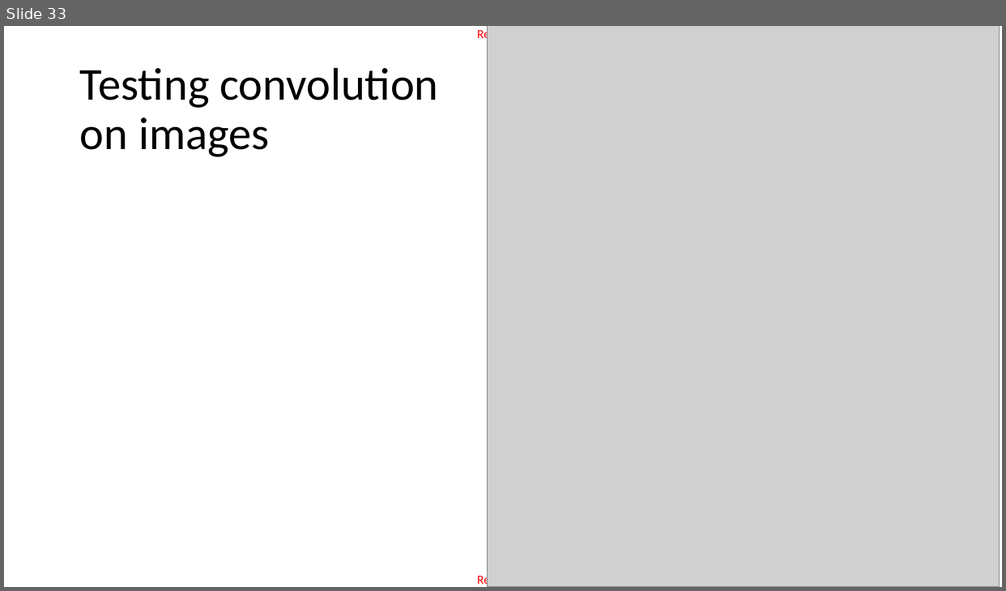
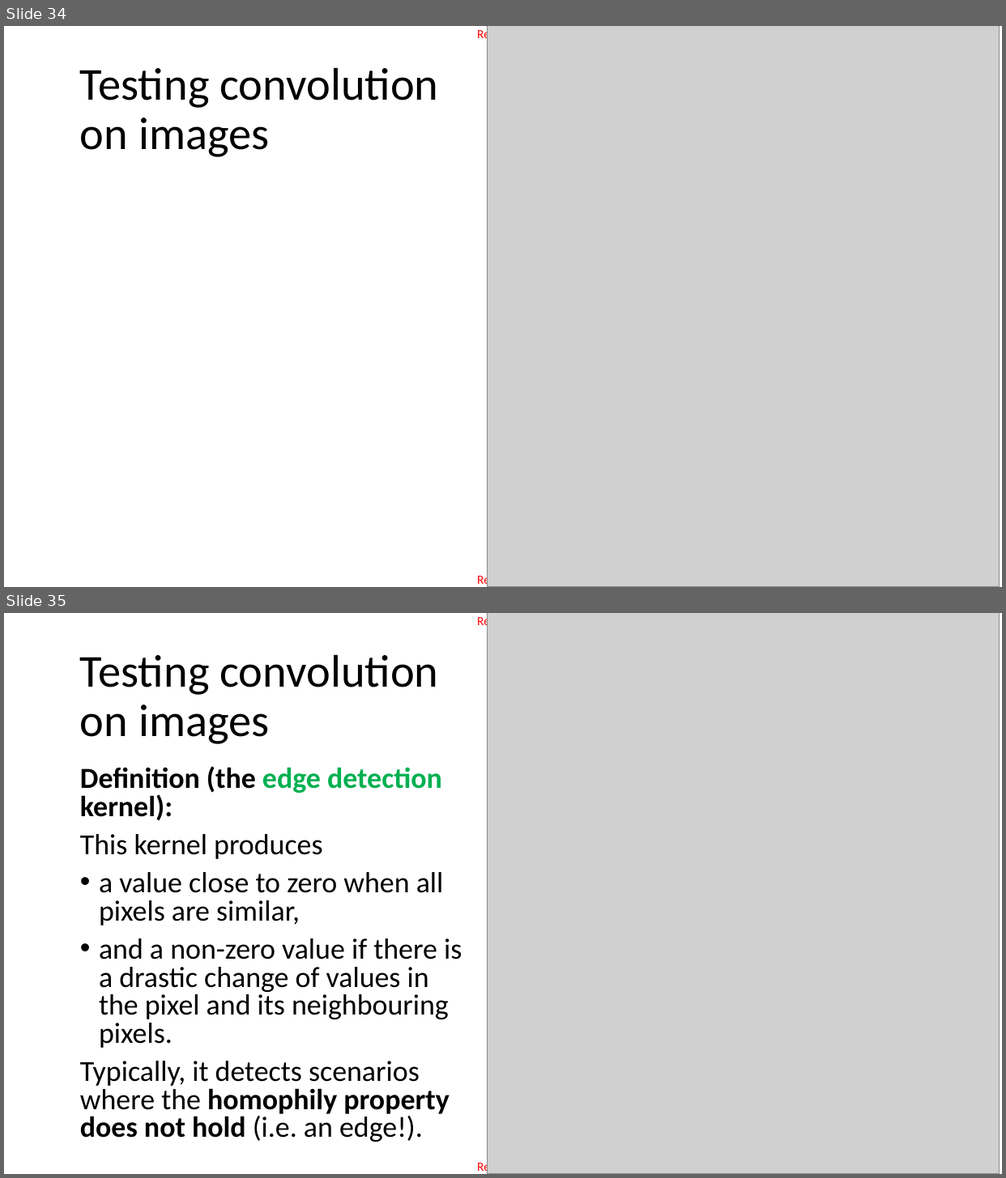
Before and after one commit to matthieudemari/SUTD_DL_50_039, a slide deck: W4/1. W4S1 final/W4S1.pptx. Shown one above the other, each under a label of ours: slide 33 before the commit, slides 34 and 35 after it. The pictures are 1006x591 and 1006x1178 pixels, drawn with LibreOffice and Linux fonts; fonts in the diff are those of the drawing; grey boxes stand for pictures. Boxes give left, top, right and bottom in pixels: in the first picture for what was removed or moved away, otherwise in the second. Text is boxed around its words. In the diff, an @@ line names an element or a change of style, - is before the commit and + after.

```diff
--- a/W4/1. W4S1 final/W4S1.pptx
+++ b/W4/1. W4S1 final/W4S1.pptx
@@ slide 35 added at (4,613,1002,1174), background #FFFFFF; not listed: 2 template elements that a slide beside it also shows @@
@@ picture added at (488,613,999,1174) @@
@@ title added at (80,654,438,744), 44 pt, text #000000 @@
+Testing convolution
+on images
@@ text added at (80,766,462,1142), 28 pt, text #000000 @@
+Definition (the edge detection kernel):
+This kernel produces
+• a value close to zero when all pixels are similar,
+• and a non-zero value if there is a drastic change of values in the pixel and its neighbouring pixels.
+Typically, it detects scenarios where the homophily property does not hold (i.e. an edge!).
@@ what was slide 33 is now slide 34 @@
```
Also in this commit, not shown: 11 slides changed, 1 other slide added, 2 other files.
